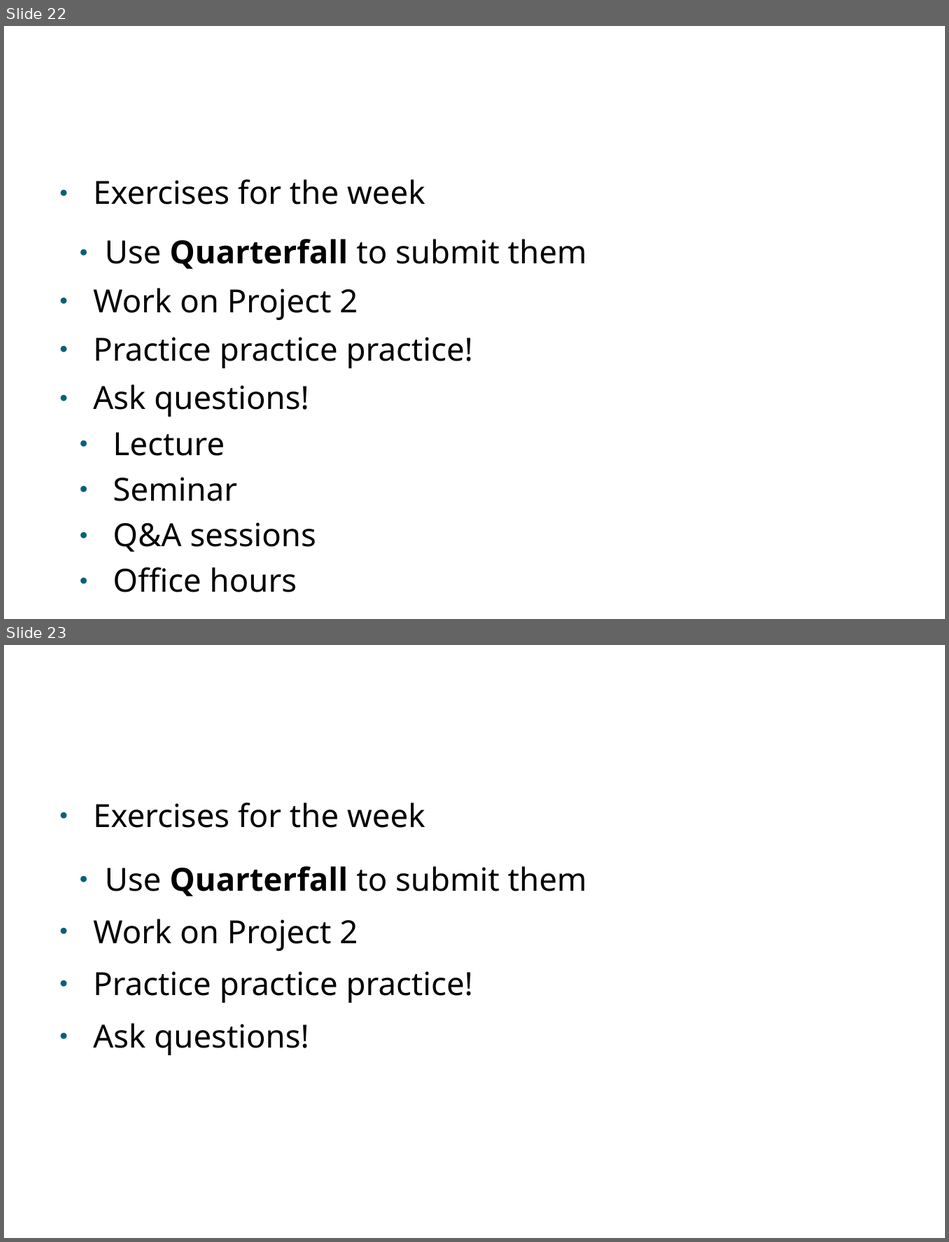
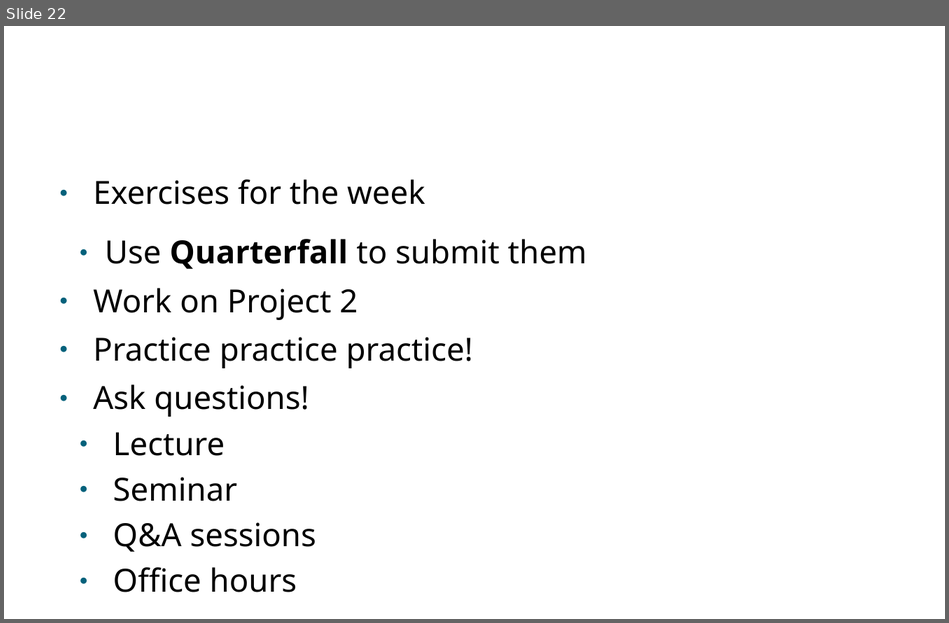
Before and after one commit to PabloMosUU/UssPython, a slide deck: LectureNotes/Module09/09 File IO and Error Handling presentation.odp. Shown one above the other, each under a label of ours: slides 22 and 23 before the commit, slide 22 after it. The pictures are 949x1242 and 949x623 pixels, drawn with LibreOffice and Linux fonts; fonts in the diff are those of the drawing; background and template pictures are left out. Boxes give left, top, right and bottom in pixels: in the first picture for what was removed or moved away, otherwise in the second. Text is boxed around its words. In the diff, an @@ line names an element or a change of style, - is before the commit and + after.

```diff
--- a/LectureNotes/Module09/09 File IO and Error Handling presentation.odp
+++ b/LectureNotes/Module09/09 File IO and Error Handling presentation.odp
@@ slide 23 removed at bbox=[4, 645, 945, 1238], background picture (left out) @@
@@ text removed at bbox=[93, 803, 587, 1055] @@
-● Exercises for the week
-  ● Use Quarterfall to submit them
-● Work on Project 2
-● Practice practice practice!
-● Ask questions!
@@ title removed at bbox=[356, 870, 387, 891] @@
-To Do
```
Also in this commit, not shown: 1 slide changed.
